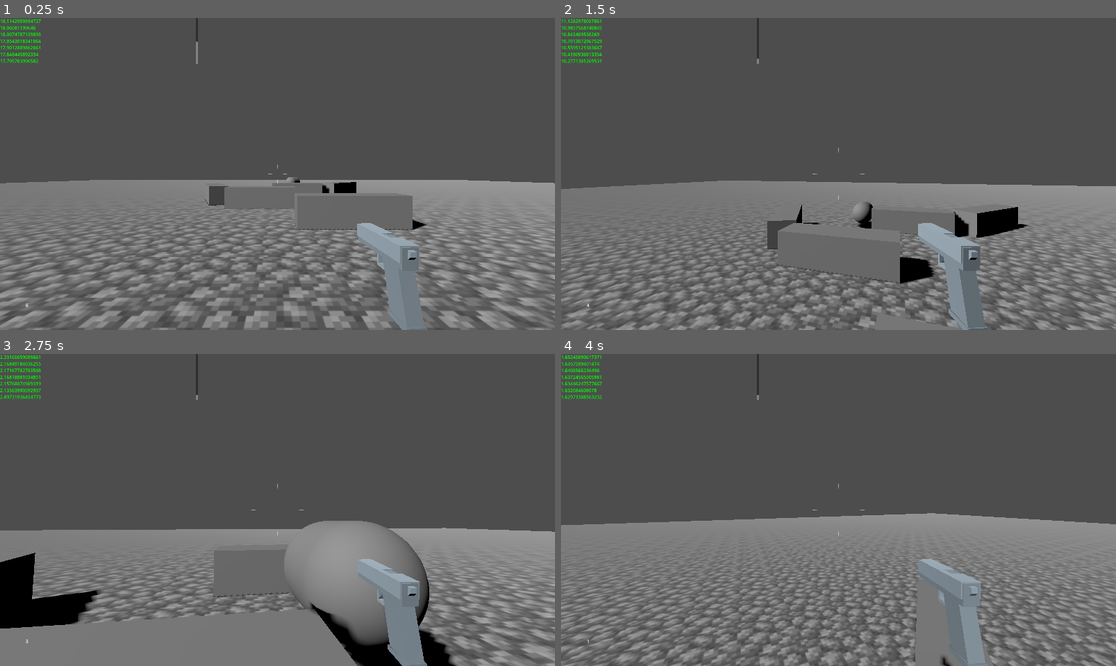
Above: before the commit, frames 1-4 (two rows, left to right).
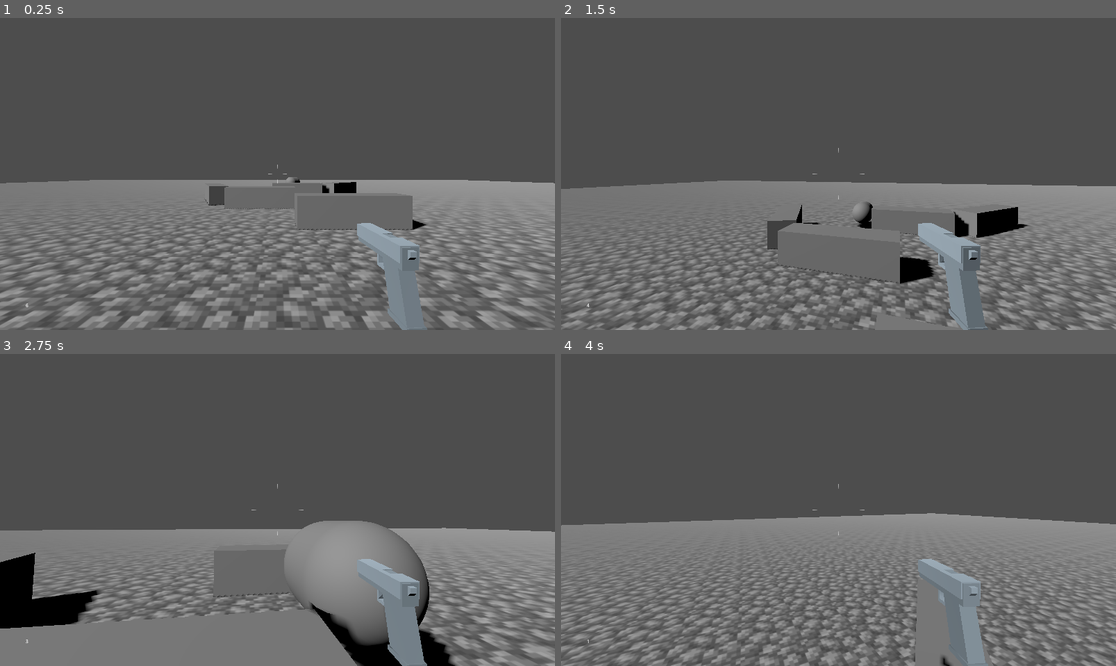
Above: after the commit, the same moments.

Repository: cjratcliff/hellebore
Game: Godot game, scene res://levels/main.tscn
The game is run twice, just before and just after one commit, with the same random seed, the same clock (stepped at 60 frames per second) and the same inputs.
Inputs (mouse positions are in pixels of both pictures, inside the frame that each line leads up to):
- Up to frame 1 (0.25 s): no input
- Up to frame 2 (1.5 s): move the mouse to (866, 174) at 0.52 s; press the mouse at (866, 174) at 0.53 s; hold W (move_forward) from 0.53 s (still down); tap Space (jump) at 0.77 s; move the mouse to (810, 174) at 1.27 s; release the mouse at (810, 174) at 1.28 s; click (810, 174) at 1.35 s
- Up to frame 3 (2.75 s): keep holding W (move_forward); tap Space (jump) at 1.52 s; move the mouse to (288, 503) at 2.02 s; press the mouse at (288, 503) at 2.03 s
- Up to frame 4 (4 s): keep holding W (move_forward); move the mouse to (832, 516) at 2.77 s; release the mouse at (832, 516) at 2.78 s; click (832, 516) at 2.85 s; tap Space (jump) at 3.02, 3.77 s; move the mouse to (877, 513) at 3.52 s; press the mouse at (877, 513) at 3.53 s

The runs differ from the first frame. In frame 1, 0.4% of the frame differs, in the area x 0-36%, y 0-15%; in frame 2, 0.4%; in frame 3, 0.4%; in frame 4, 0.4%.

Commit message:
bug fix

Diff:
--- a/hellebore/actors/mobs/mob.gd
+++ b/hellebore/actors/mobs/mob.gd
@@ -15,7 +15,6 @@
 	nav_agent.target_position = player.global_position
 
 	var next_pos = nav_agent.get_next_path_position()
-	##next_pos.y = global_position.y
 	var dir = global_position.direction_to(next_pos)
 	dir.y = 0
 	velocity = dir * speed
@@ -24,13 +23,13 @@
 		velocity.y -= gravity * delta
 
 	var dist_to_player = global_position.distance_to(player.global_position)
-	Globals.get_hud().write(dist_to_player)
 	if is_on_floor() and dist_to_player < 5:
 		jump()
 
 	move_and_slide()
 
-	look_at(global_position + dir * 1000)
+	if global_position.distance_to(next_pos) > 0.5:
+		look_at(global_position + dir * 1000)
 
 func take_damage(amount: float):
 	health -= 1
